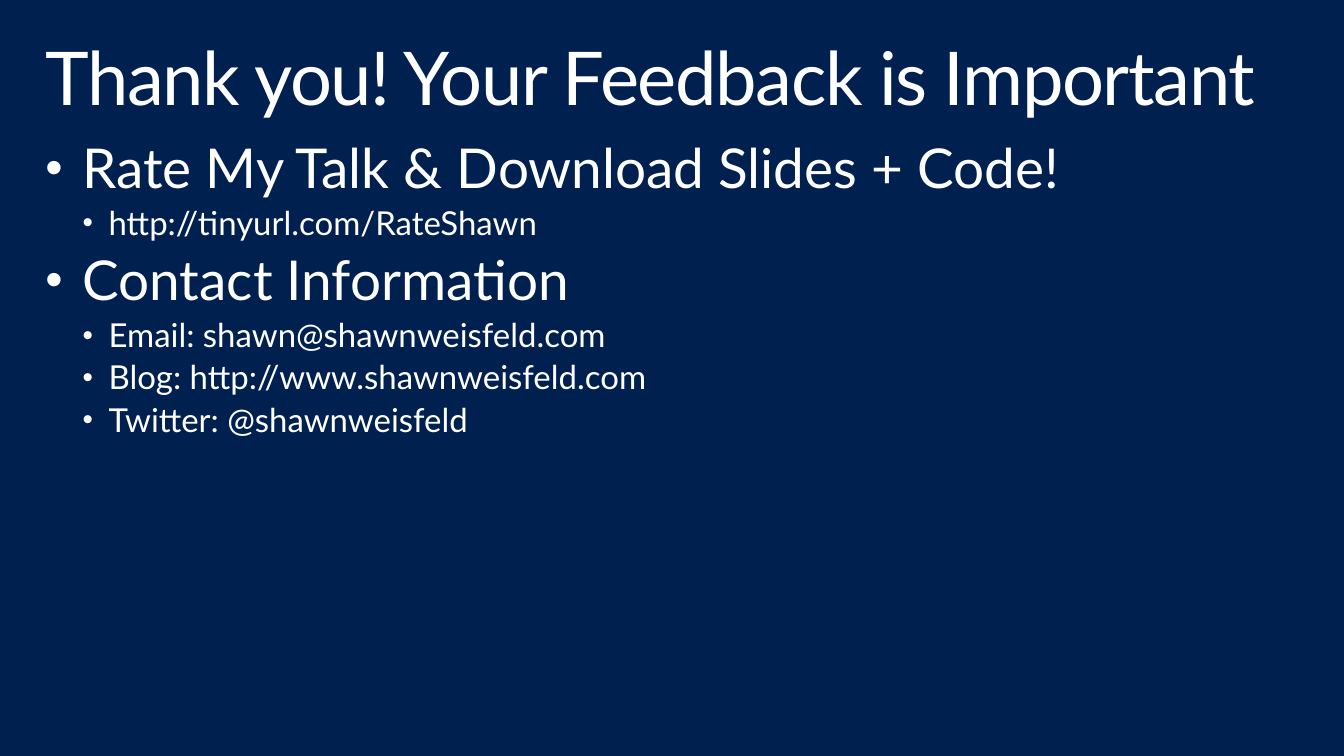
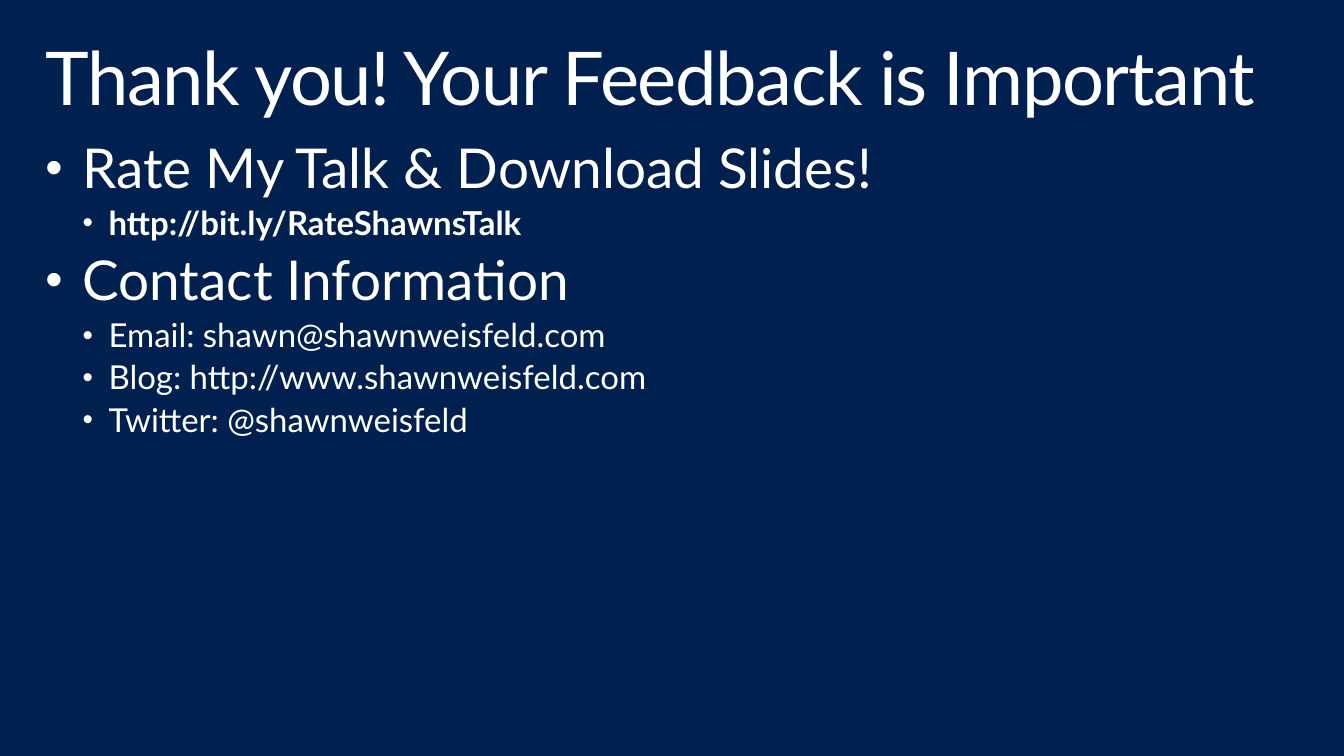
Before and after one commit to shawnweisfeld/20150514_ServiceFabric, a slide deck: slide 51 of Service Fabric.pptx (slide 7 before the commit). Drawn at 1344x756 pixels with LibreOffice and Linux fonts; fonts in the diff are those of the drawing; background and template pictures are left out. Boxes give left, top, right and bottom in pixels: in the first picture for what was removed or moved away, otherwise in the second. Text is boxed around its words. In the diff, an @@ line names an element or a change of style, - is before the commit and + after.

Commit message:
updated ppt

```diff
--- a/Service Fabric.pptx
+++ b/Service Fabric.pptx
@@ text at <box>83,147,872,241</box>: text changed; size 40 to 24 pt; bold on @@
-• Rate My Talk & Download Slides + Code!
-  • http://tinyurl.com/RateShawn
+• Rate My Talk & Download Slides!
+  • http://bit.ly/RateShawnsTalk
```
Also in this commit, not shown: 1 other slide changed, 45 slides added, 1 slide removed.
